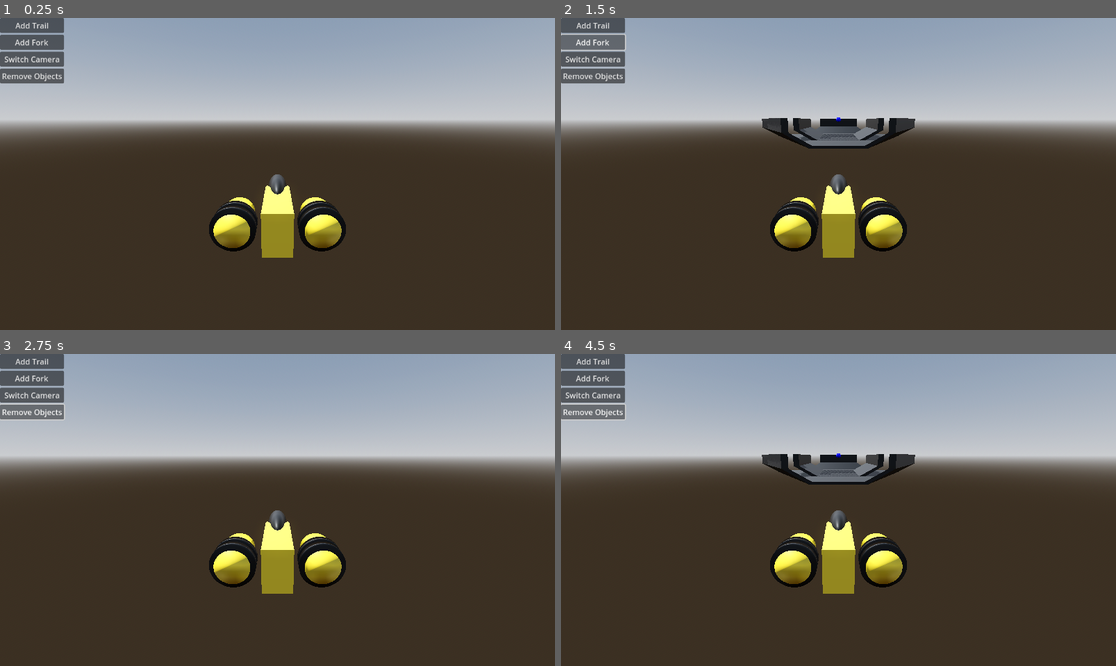
Above: before the commit, frames 1-4 (two rows, left to right).
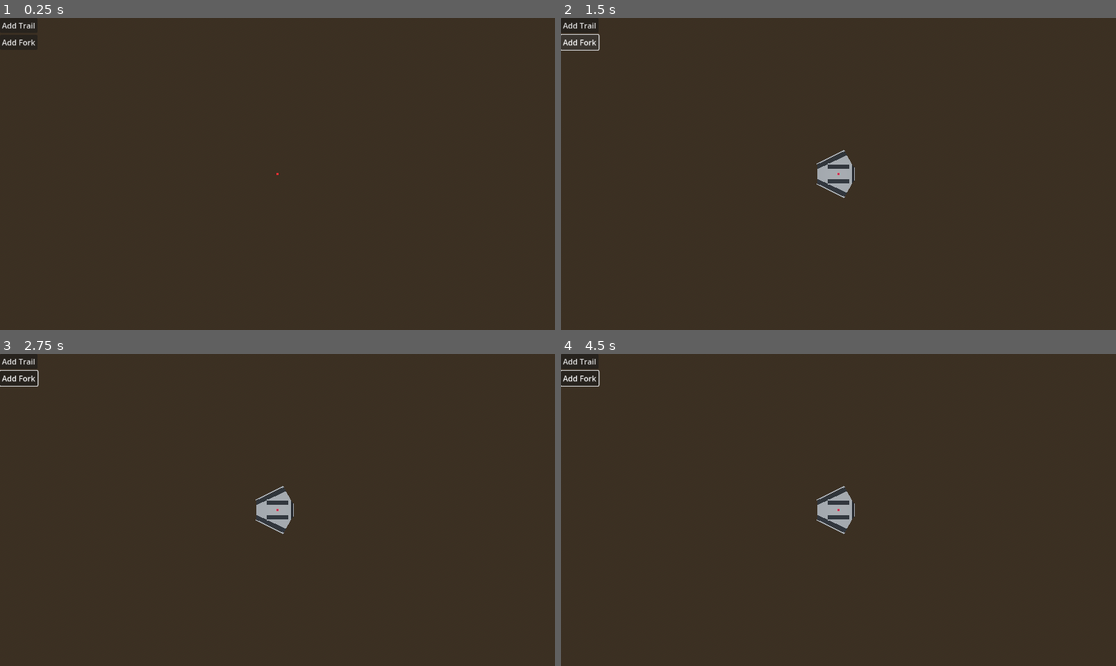
Above: after the commit, the same moments.

Repository: gheddie/godot_mace_runner_2
Game: Godot game, scene res://sandbox/builder/MaceBuilderSandbox.tscn
Same seed, same stepped clock (60 frames per second), same inputs: the game is played once before the commit and once after it. Before the commit the project starts from res://sandbox/MaceSandBox.tscn.
Inputs (mouse positions are in pixels of both pictures, inside the frame that each line leads up to):
- Up to frame 1 (0.25 s): no input
- Up to frame 2 (1.5 s): click "Add Trail" at 0.5 s; click "Add Fork" at 1.25 s
- Up to frame 3 (2.75 s): click (33, 413) at 2 s, where only the run before the commit has a clickable "Remove Objects"
- Up to frame 4 (4.5 s): click "Add Trail" at 2.75 s; click "Add Fork" at 3.5 s; click (594, 413) at 4.25 s, where only the run before the commit has a clickable "Remove Objects"

The runs differ from the first frame. In frame 1, 42% of the frame differs, in the area x 0-100%, y 0-77%; in frame 2, 43%; in frame 3, 42%; in frame 4, 43%.
Error before the commit: Trying to assign invalid previously freed instance. (res://sandbox/MaceSandBox.gd:18)

Commit message:
registering new elements in mace object factory

Diff:
--- a/assets/mace_elements/base/BaseMaceElement.gd
+++ b/assets/mace_elements/base/BaseMaceElement.gd
@@ -12,3 +12,8 @@
 
 func removeFromScene() -> void:
 	queue_free()
+
+@abstract func getInstanceId() -> String
+
+func acceptPosition(position: Vector3) -> void:
+	global_position = position
--- a/assets/mace_elements/inherited_elements/fork/ForkMaceElement.gd
+++ b/assets/mace_elements/inherited_elements/fork/ForkMaceElement.gd
@@ -4,3 +4,6 @@
 
 func getExpansion() -> int:
 	return 2
+
+func getInstanceId() -> String:
+	return str("Fork@", str(get_instance_id()))
--- a/assets/mace_elements/inherited_elements/trail/TrailMaceElement.gd
+++ b/assets/mace_elements/inherited_elements/trail/TrailMaceElement.gd
@@ -4,3 +4,6 @@
 
 func getExpansion() -> int:
 	return 4
+
+func getInstanceId() -> String:
+	return str("Trail@", str(get_instance_id()))
--- a/assets/ship/Ship.tscn
+++ b/assets/ship/Ship.tscn
@@ -16,3 +16,4 @@
 
 [node name="Camera3D" type="Camera3D" parent="."]
 transform = Transform3D(-4.222196e-08, -0.25881907, 0.9659258, -1.131334e-08, 0.9659259, 0.25881907, -1, 8.881784e-16, -4.371139e-08, 1, 0.5, 0)
+current = true
--- a/globals/MaceElementFactory.gd
+++ b/globals/MaceElementFactory.gd
@@ -8,32 +8,6 @@
 enum MaceElementType {
 	TRAIL, FORK
 }
-# TODO why does this not work?
-func buildElement(maceElementType: MaceElementType) -> BaseMaceElement:
-
-	"""
-	match (maceElementType):
-		MaceElementType.TRAIL:
-			print(str("building element of type trail..."))
-			return trailInstance.instantiate();
-		MaceElementType.FORK:
-			print(str("building element of type fork..."))
-			return forkInstance.instantiate();
-	return null
-	"""
-
-	"""
-	if maceElementType == MaceElementType.TRAIL:
-		print(str("building element of type trail..."))
-		return trailInstance.instantiate();
-	elif maceElementType == MaceElementType.FORK:
-		print(str("building element of type fork..."))
-		return forkInstance.instantiate();
-	return null
-	"""
-
-	return trailInstance.instantiate();
-	# return forkInstance.instantiate();
 
 func buildTrailElement() -> BaseMaceElement:
 	return trailInstance.instantiate();
--- /dev/null
+++ b/globals/MaceObjectManager.gd
@@ -0,0 +1,14 @@
+class_name MaceObjectManager
+
+extends Node
+
+var maceElements: Dictionary[String, BaseMaceElement]
+
+var actualElement: BaseMaceElement
+
+func registerMaceElement(element: BaseMaceElement) -> Vector3:
+	print(str("registered trail element: ", element.getInstanceId()))
+	actualElement = element
+	maceElements[element.getInstanceId()] = element
+	print(str("now managing ", str(maceElements.size()), " objects"))
+	return Vector3(0.0, 0.0, 0.0)
--- a/project.godot
+++ b/project.godot
@@ -11,13 +11,14 @@
 [application]
 
 config/name="mace-runner-2"
-run/main_scene="uid://pn2xwulf311q"
+run/main_scene="uid://bp6ub736kjvkl"
 config/features=PackedStringArray("4.5", "Forward Plus")
 config/icon="res://icon.svg"
 
 [autoload]
 
 MaceElementFactoryInstance="*res://globals/MaceElementFactory.gd"
+MaceObjectManagerInstance="*res://globals/MaceObjectManager.gd"
 
 [rendering]
 
--- /dev/null
+++ b/sandbox/builder/MaceBuilderSandbox.gd
@@ -0,0 +1,18 @@
+extends Node3D
+
+@onready var addTrailButton: Button = $Buttons/AddTrail
+@onready var addForkButton: Button = $Buttons/AddFork
+
+func _ready() -> void:
+	addTrailButton.pressed.connect(addTrail)
+	addForkButton.pressed.connect(addFork)
+
+func addTrail() -> void:
+	var element = MaceElementFactoryInstance.buildTrailElement()
+	add_child(element)
+	element.acceptPosition(MaceObjectManagerInstance.registerMaceElement(element))
+
+func addFork() -> void:
+	var element = MaceElementFactoryInstance.buildForkElement()
+	add_child(element)
+	element.acceptPosition(MaceObjectManagerInstance.registerMaceElement(element))
--- /dev/null
+++ b/sandbox/builder/MaceBuilderSandbox.tscn
@@ -0,0 +1,53 @@
+[gd_scene load_steps=7 format=3 uid="uid://bp6ub736kjvkl"]
+
+[ext_resource type="Script" uid="uid://cnqyw2cat4w6o" path="res://sandbox/builder/MaceBuilderSandbox.gd" id="1_6xwwr"]
+
+[sub_resource type="ProceduralSkyMaterial" id="ProceduralSkyMaterial_3nhba"]
+sky_horizon_color = Color(0.66224277, 0.6717428, 0.6867428, 1)
+ground_horizon_color = Color(0.66224277, 0.6717428, 0.6867428, 1)
+
+[sub_resource type="Sky" id="Sky_6xwwr"]
+sky_material = SubResource("ProceduralSkyMaterial_3nhba")
+
+[sub_resource type="Environment" id="Environment_q5u24"]
+background_mode = 2
+sky = SubResource("Sky_6xwwr")
+tonemap_mode = 2
+glow_enabled = true
+
+[sub_resource type="StandardMaterial3D" id="StandardMaterial3D_6xwwr"]
+albedo_color = Color(1, 0, 0, 1)
+
+[sub_resource type="SphereMesh" id="SphereMesh_6xwwr"]
+
+[node name="MaceBuilderSandbox" type="Node3D"]
+script = ExtResource("1_6xwwr")
+
+[node name="WorldEnvironment" type="WorldEnvironment" parent="."]
+environment = SubResource("Environment_q5u24")
+
+[node name="DirectionalLight3D" type="DirectionalLight3D" parent="."]
+transform = Transform3D(1, 0, 0, 0, -4.371139e-08, 1, 0, -1, -4.371139e-08, 0, 77.592476, 0)
+shadow_enabled = true
+
+[node name="Camera3D" type="Camera3D" parent="."]
+transform = Transform3D(1, 0, 0, 0, -4.371139e-08, 1, 0, -1, -4.371139e-08, 0, 77.592476, 0)
+
+[node name="Buttons" type="GridContainer" parent="."]
+anchors_preset = 15
+anchor_right = 1.0
+anchor_bottom = 1.0
+grow_horizontal = 2
+grow_vertical = 2
+
+[node name="AddTrail" type="Button" parent="Buttons"]
+layout_mode = 2
+text = "Add Trail"
+
+[node name="AddFork" type="Button" parent="Buttons"]
+layout_mode = 2
+text = "Add Fork"
+
+[node name="StartMarker" type="MeshInstance3D" parent="."]
+material_override = SubResource("StandardMaterial3D_6xwwr")
+mesh = SubResource("SphereMesh_6xwwr")
--- a/sandbox/MaceSandBox.gd
+++ b/sandbox/ship/MaceSandBox.gd
@@ -22,15 +22,12 @@
 
 func addTrail() -> void:
 	print("add trail...")
-	# var trail: BaseMaceElement = MaceElementFactoryInstance.buildElement(MaceElementFactory.MaceElementType.TRAIL)
 	var trail: BaseMaceElement = MaceElementFactoryInstance.buildTrailElement()
 	add_child(trail)
 	maceElements[trail.get_instance_id()] = trail
 
 func addFork() -> void:
 	print("add fork...")
-	# var fork: BaseMaceElement = MaceElementFactoryInstance.buildElement(MaceElementFactory.MaceElementType.FORK)
-	MaceElementFactoryInstance.buildElement(MaceElementFactory.MaceElementType.FORK)
 	var fork: BaseMaceElement = MaceElementFactoryInstance.buildForkElement()
 	add_child(fork)
 	maceElements[fork.get_instance_id()] = fork
--- a/sandbox/MaceSandBox.tscn
+++ b/sandbox/ship/MaceSandBox.tscn
@@ -1,6 +1,6 @@
 [gd_scene load_steps=6 format=3 uid="uid://pn2xwulf311q"]
 
-[ext_resource type="Script" uid="uid://dxsf1bgkic07p" path="res://sandbox/MaceSandBox.gd" id="1_pn123"]
+[ext_resource type="Script" uid="uid://dxsf1bgkic07p" path="res://sandbox/ship/MaceSandBox.gd" id="1_pn123"]
 [ext_resource type="PackedScene" uid="uid://bu20fn85guvwl" path="res://assets/ship/Ship.tscn" id="3_44xxg"]
 
 [sub_resource type="ProceduralSkyMaterial" id="ProceduralSkyMaterial_44xxg"]
Not shown, added: globals/MaceObjectManager.gd.uid
Not shown, added: sandbox/builder/MaceBuilderSandbox.gd.uid
Renamed: sandbox/MaceSandBox.gd.uid -> sandbox/ship/MaceSandBox.gd.uid
Not shown, changed: assets/mace_elements/inherited_elements/trail/trail.blend
Not shown, changed: blender_sandbox/mace_sandbox.blend
